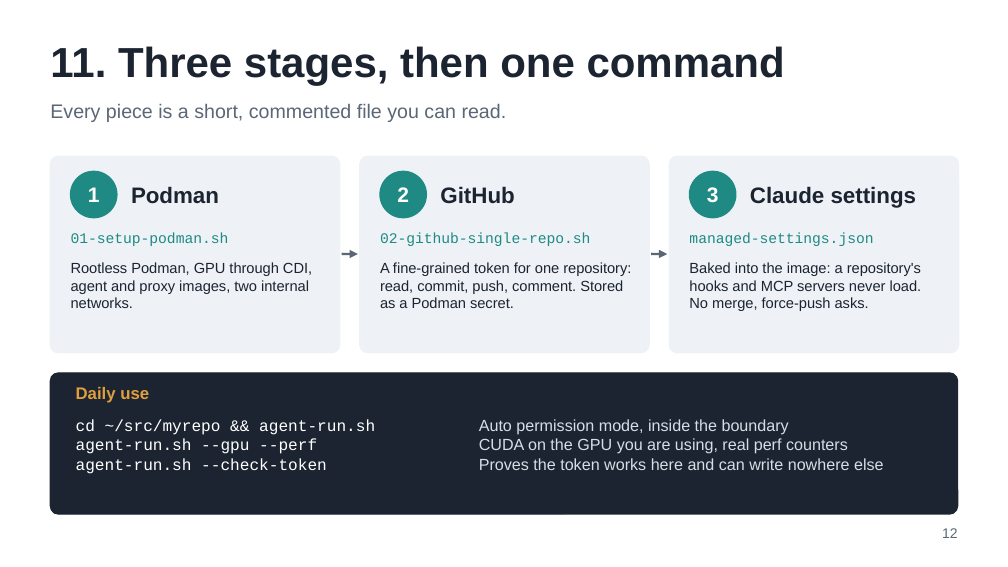
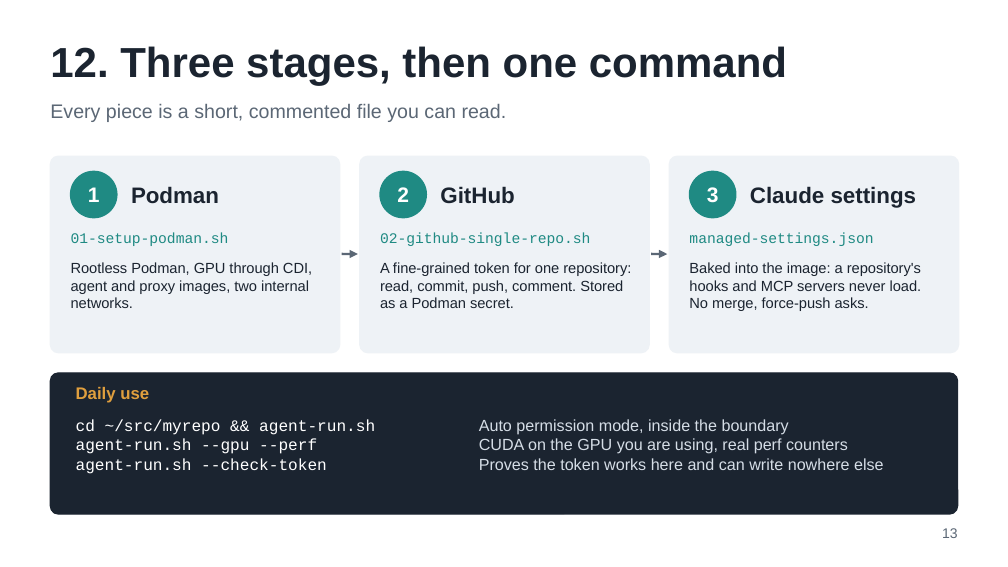
Before and after one commit to corwinjoy/agent-sandbox, a slide deck: slide 13 of slides/agent-sandbox-talk.odp (slide 12 before the commit). Drawn at 1008x567 pixels with LibreOffice and Linux fonts; fonts in the diff are those of the drawing. Boxes give left, top, right and bottom in pixels: in the first picture for what was removed or moved away, otherwise in the second. Text is boxed around its words. In the diff, an @@ line names an element or a change of style, - is before the commit and + after.

```diff
--- a/slides/agent-sandbox-talk.odp
+++ b/slides/agent-sandbox-talk.odp
@@ text at bbox=[50, 46, 787, 85]: text changed @@
-11. Three stages, then one command
+12. Three stages, then one command
@@ text at bbox=[942, 528, 958, 538]: text changed @@
-12
+13
```
Also in this commit, not shown: 6 other slides changed, 1 slide added, 21 other files.
